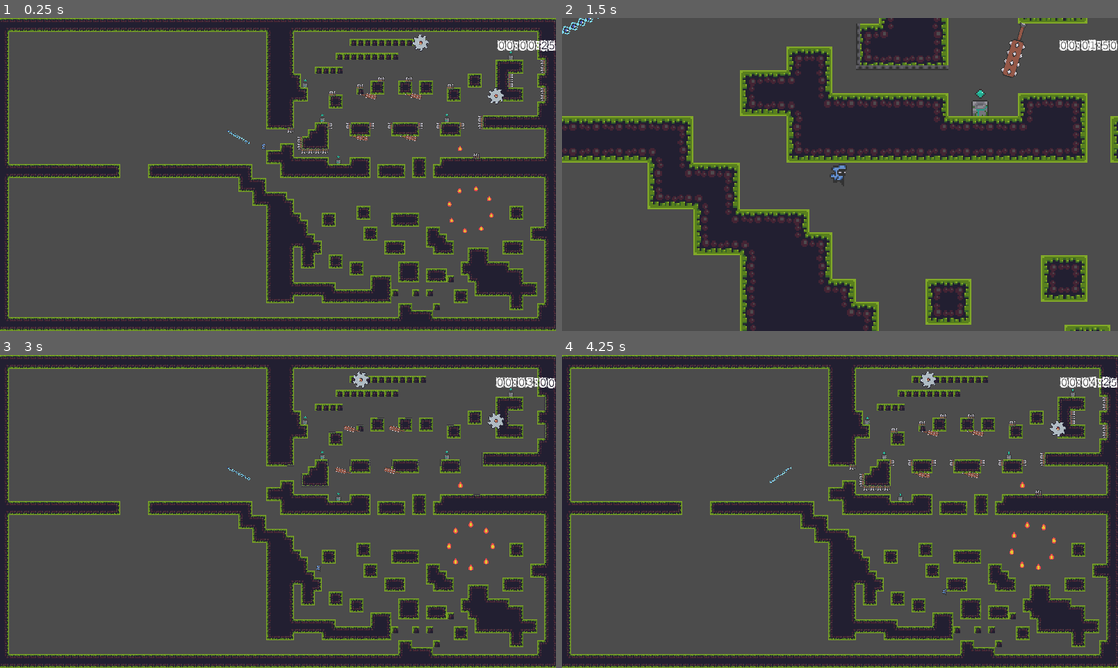
Above: before the commit, frames 1-4 (two rows, left to right).
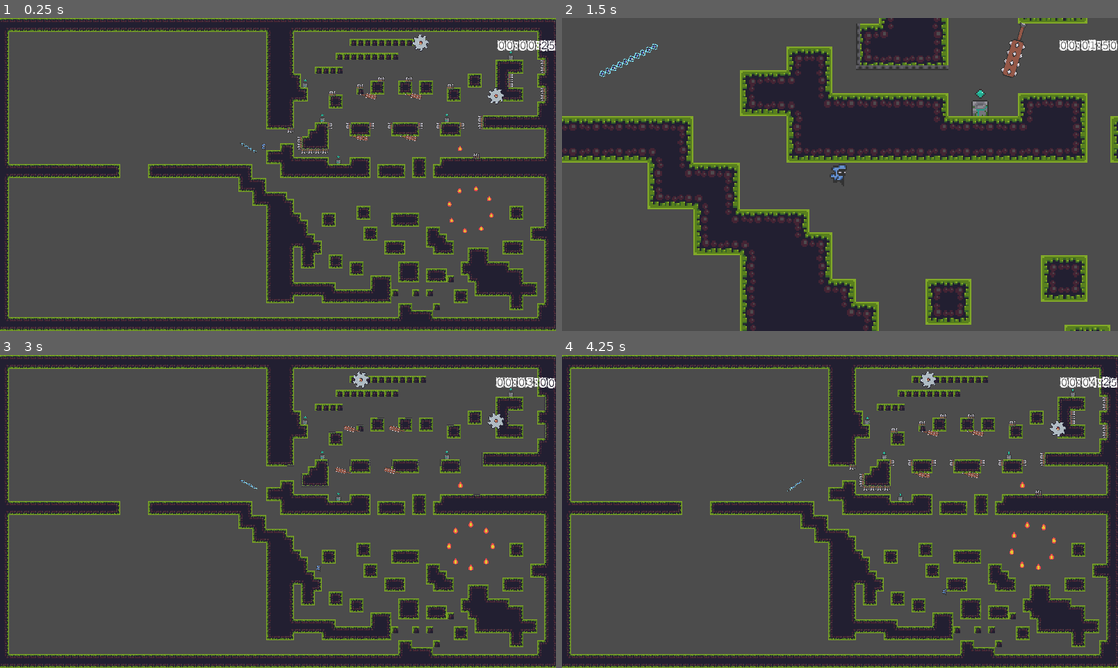
Above: after the commit, the same moments.

Repository: Mike149x/2DGameDraft
Game: Godot game, scene res://Scenes/Level1.tscn
Same seed, same stepped clock (60 frames per second), same inputs: the game is played once before the commit and once after it.
Inputs:
- Up to frame 1 (0.25 s): no input
- Up to frame 2 (1.5 s): hold Space (jump) 0.53-1.28 s; hold D (right) from 0.53 s (still down); tap Z (zoom) at 1.35 s
- Up to frame 3 (3 s): tap Space (jump) at 1.52, 1.55, 1.82 s; release D (right) at 2.03 s; hold A (left) 2.03-2.78 s; hold Space (jump) 2.03-2.78 s; hold D (right) from 2.78 s (still down); tap Z (zoom) at 2.85 s
- Up to frame 4 (4.25 s): keep holding D (right); tap Space (jump) at 3.02, 3.05, 3.32 s; hold Space (jump) from 3.53 s (still down)

The runs differ from the first frame. In frame 1, less than 0.1% of the frame differs, in the area x 40-47%, y 35-44%; in frame 2, 0.3%, in the area x 0-18%, y 0-19%; in frame 3, less than 0.1%; in frame 4, less than 0.1%.

Commit message:
RopeSwing Complete but bugs???

Diff:
--- a/2DGameDraft/Scenes/Level1.tscn
+++ b/2DGameDraft/Scenes/Level1.tscn
@@ -517,4 +517,4 @@
 position = Vector2( 1084, 439 )
 
 [node name="RopeSwing" parent="." instance=ExtResource( 15 )]
-position = Vector2( 525, 260 )
+position = Vector2( 554, 288 )
--- a/2DGameDraft/Scenes/PlayerCharacter.gd
+++ b/2DGameDraft/Scenes/PlayerCharacter.gd
@@ -73,8 +73,7 @@
 			$GRABZONE/RopeTimer.start()
 			rope_release = true
 		else:
-			pass
-
+			return
 
 
 	get_input()
@@ -82,8 +81,13 @@
 
 	if velocity == Vector2.ZERO:                                      #if not moving, IDLE STATE
 		player_state = state.IDLE
-	if Input.is_action_pressed("jump") and is_on_floor():      #if space pressed, and is on floor, STARTJUMP STATE
-		player_state = state.STARTJUMP
+	if Input.is_action_pressed("jump") and (is_on_floor() or rope_release):      #if space pressed, and is on floor, STARTJUMP STATE
+		if rope_release:
+			player_state = state.ROPEJUMP
+		else:
+			player_state = state.STARTJUMP
+
+
 	elif velocity.x != 0:                #if moving, the play run animation
 		player_state = state.RUNNING
 
--- a/2DGameDraft/Scenes/PlayerCharacter.tscn
+++ b/2DGameDraft/Scenes/PlayerCharacter.tscn
@@ -140,7 +140,7 @@
 height = 4.0
 
 [sub_resource type="CircleShape2D" id=11]
-radius = 2.0
+radius = 3.0
 
 [node name="PlayerCharacter" type="KinematicBody2D" groups=["Player"]]
 script = ExtResource( 1 )
--- a/2DGameDraft/Scenes/RopeSwing.tscn
+++ b/2DGameDraft/Scenes/RopeSwing.tscn
@@ -34,6 +34,7 @@
 }
 
 [node name="RopeSwing" type="Node2D"]
+scale = Vector2( 0.75, 0.75 )
 
 [node name="Chain" type="Sprite" parent="."]
 position = Vector2( 0, -1 )
